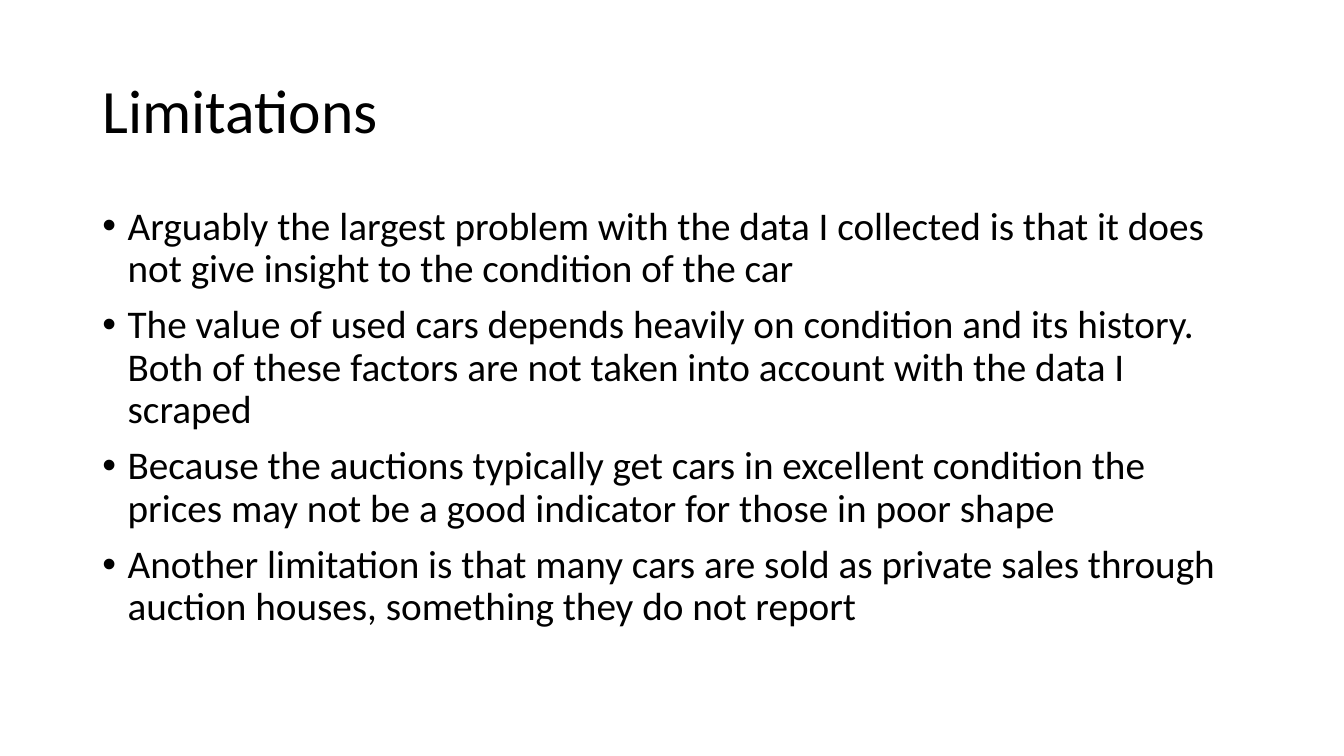
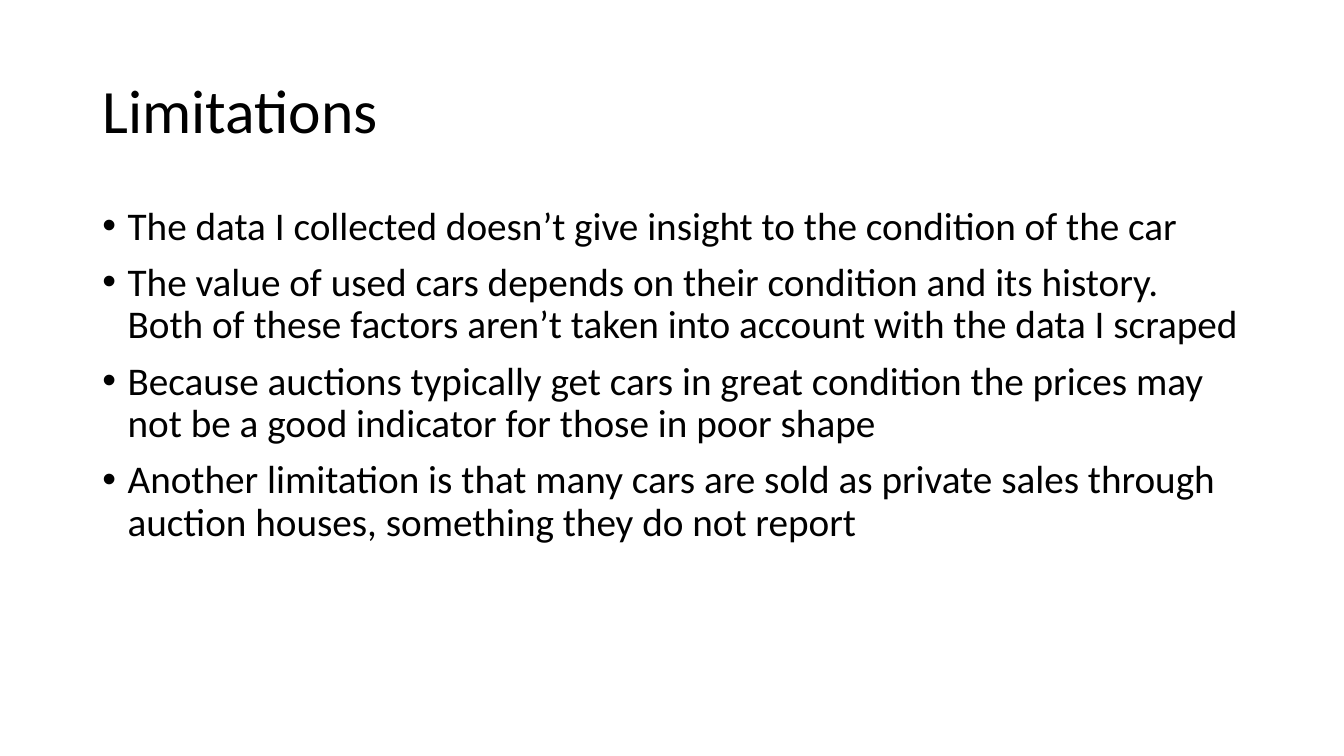
Before and after one commit to tonypennoyer/python_project, a slide deck: slide 25 of Tony_Pennoyer_Python_Proj_Presentation.pptx (slide 14 before the commit). Drawn at 1344x756 pixels with LibreOffice and Linux fonts; fonts in the diff are those of the drawing. Boxes give left, top, right and bottom in pixels: in the first picture for what was removed or moved away, otherwise in the second. Text is boxed around its words. In the diff, an @@ line names an element or a change of style, - is before the commit and + after.

Commit message:
final presentation

```diff
--- a/Tony_Pennoyer_Python_Proj_Presentation.pptx
+++ b/Tony_Pennoyer_Python_Proj_Presentation.pptx
@@ text at (128, 212, 1237, 444): text changed @@
-• Arguably the largest problem with the data I collected is that it does not give insight to the condition of the car
-• The value of used cars depends heavily on condition and its history. Both of these factors are not taken into account with the data I scraped
-• Because the auctions typically get cars in excellent condition the prices may not be a good indicator for those in poor shape
+• The data I collected doesn’t give insight to the condition of the car
+• The value of used cars depends on their condition and its history. Both of these factors aren’t taken into account with the data I scraped
+• Because auctions typically get cars in great condition the prices may not be a good indicator for those in poor shape
```
Also in this commit, not shown: 5 other slides changed, 16 slides added, 4 slides removed, 1 other file.
